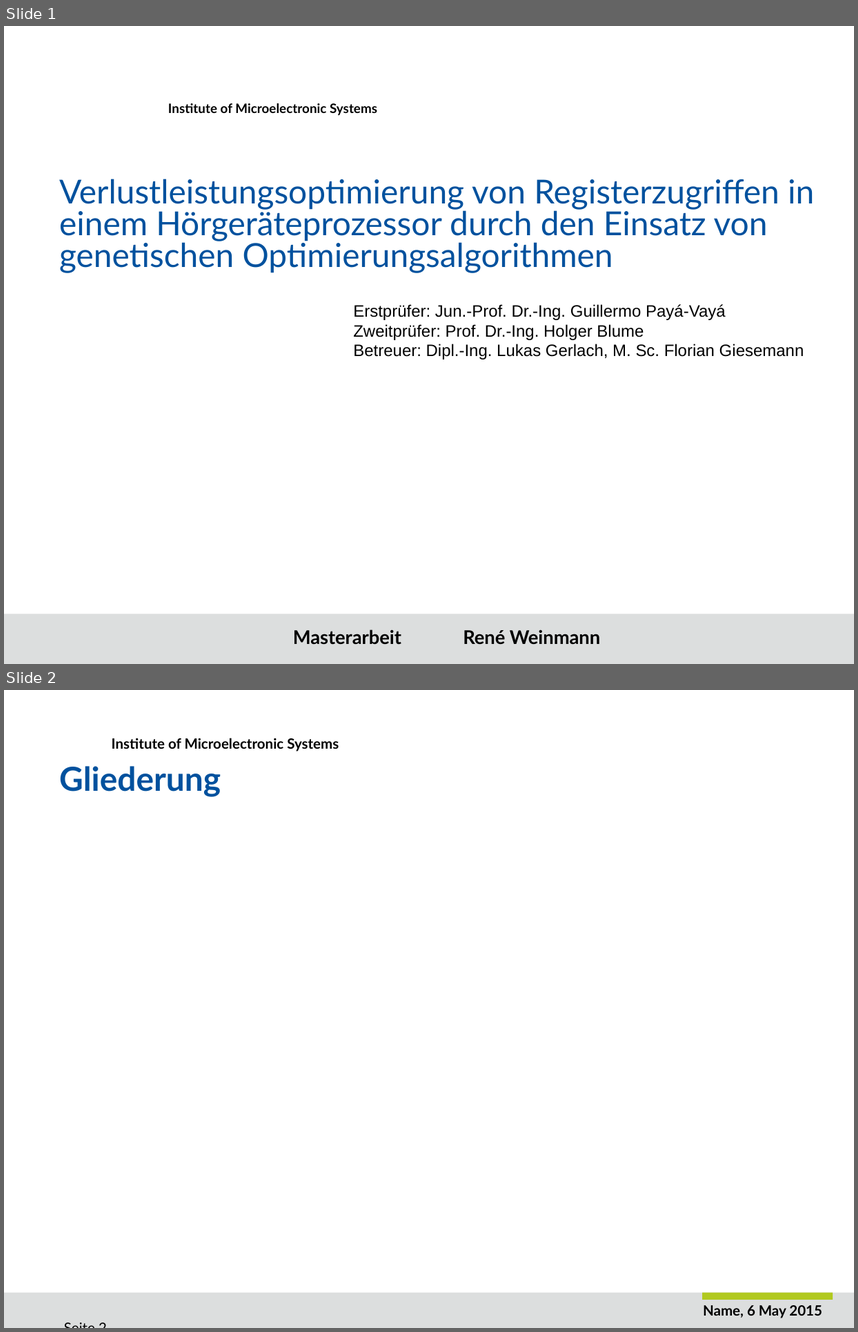
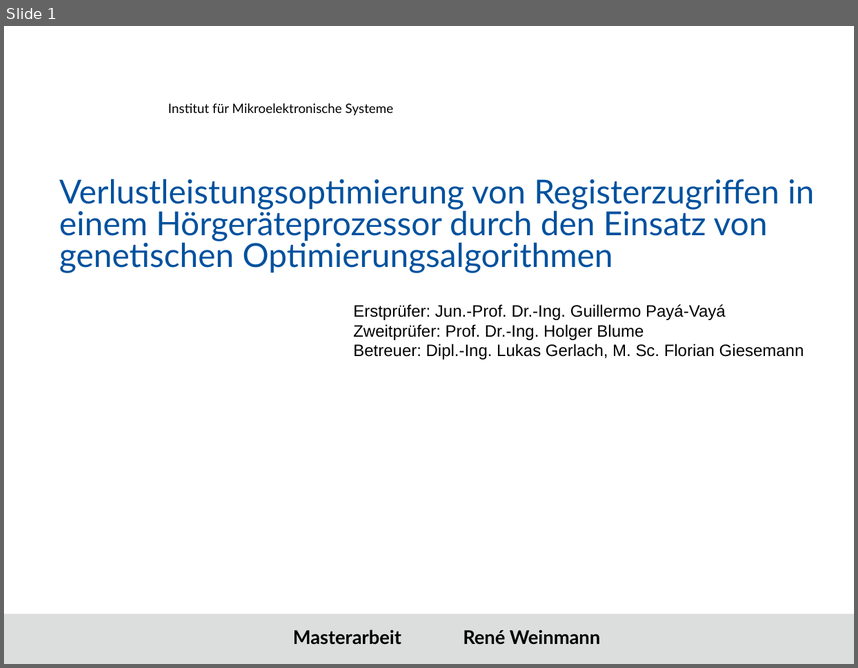
Before and after one commit to ReneWeinmann/Masterarbeit, a slide deck: Presentation_Rene_Weinmann.pptx. Shown one above the other, each under a label of ours: slides 1 and 2 before the commit, slide 1 after it. The pictures are 858x1332 and 858x668 pixels, drawn with LibreOffice and Linux fonts; fonts in the diff are those of the drawing; background and template pictures are left out. Boxes give left, top, right and bottom in pixels: in the first picture for what was removed or moved away, otherwise in the second. Text is boxed around its words. In the diff, an @@ line names an element or a change of style, - is before the commit and + after.

```diff
--- a/Presentation_Rene_Weinmann.pptx
+++ b/Presentation_Rene_Weinmann.pptx
@@ slide 2 removed at [4,690,854,1328], background #FFFFFF @@
@@ text removed at [112,738,339,751] @@
-Institute of Microelectronic Systems
@@ title removed at [59,766,221,797] @@
-Gliederung
@@ rectangle removed at [4,1292,854,1328] @@
@@ rectangle removed at [703,1292,833,1299] @@
@@ text removed at [703,1305,822,1318] @@
-Name, 6 May 2015 Seite 2
@@ slide 1 changed as well @@
@@ text at [168,103,394,116]: text changed; bold off @@
-Institute of Microelectronic Systems
+Institut für Mikroelektronische Systeme
```
Also in this commit, not shown: 5 other slides changed, 14 slides added, 11 other slides removed, 11 other files.
